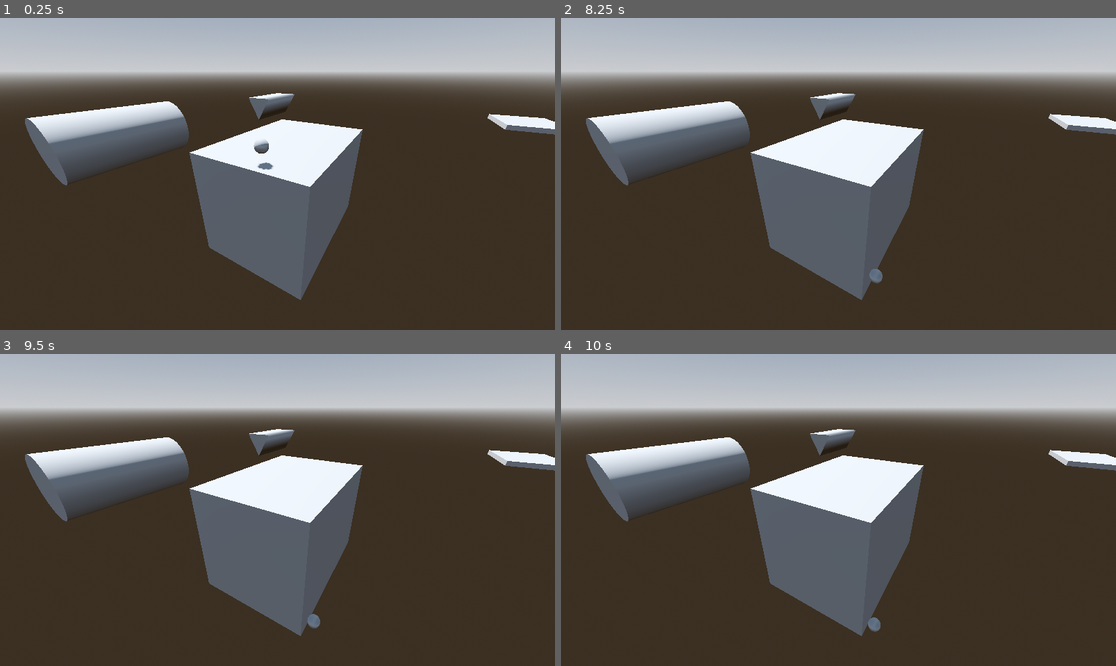
Above: before the commit, frames 1-4 (two rows, left to right).
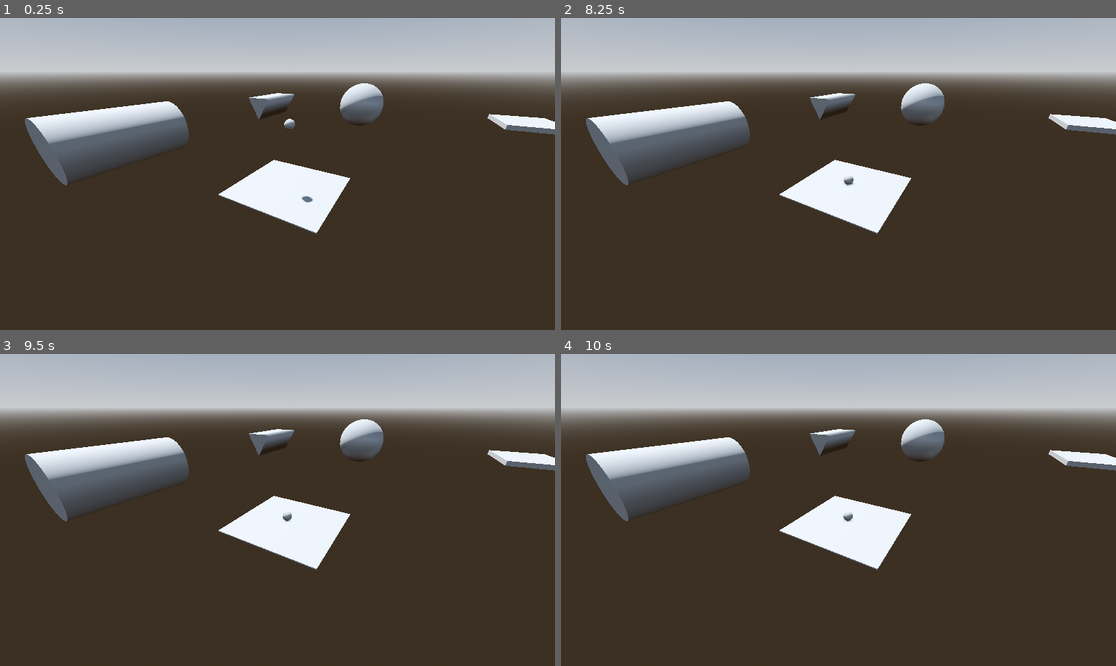
Above: after the commit, the same moments.

Repository: Venorrak/gd-gravity-fields
Game: Godot game, scene res://test3D.tscn
The game is run twice, just before and just after one commit, with the same random seed, the same clock (stepped at 60 frames per second) and the same inputs. This scene is started directly instead of the project's main scene.
Inputs:
- Up to frame 1 (0.25 s): no input
- Up to frame 2 (8.25 s): hold Right (ui_right) 0.53-1.28 s; hold Left (ui_left) 1.28-2.03 s; hold Right (ui_right) 2.03-3.53 s; hold Left (ui_left) 3.53-5.78 s; hold Right (ui_right) 5.78-8.03 s; tap Enter at 6.5 s; tap Space at 7.25 s; hold Left (ui_left) from 8.03 s (still down)
- Up to frame 3 (9.5 s): keep holding Left (ui_left); tap Enter at 8.75 s
- Up to frame 4 (10 s): release Left (ui_left) at 9.53 s; hold Right (ui_right) from 9.53 s (still down)

The runs differ from the first frame. In frame 1, 12% of the frame differs, in the area x 34-70%, y 20-91%; in frame 2, 12%; in frame 3, 12%; in frame 4, 12%.

Commit message:
finished still needs to test curves and rotate the gravity when the provider is rotated

Diff:
--- a/GravityArtifacts/GCurve3D.gd
+++ b/GravityArtifacts/GCurve3D.gd
@@ -26,7 +26,7 @@
 			})
 		return ret
 
-func get_gravity(bodyPosition : Vector3) -> Vector3:
+func get_custom_gravity(bodyPosition : Vector3) -> Vector3:
 	var gravity : Vector3 = Vector3.DOWN * gravityForce
 	var closestOffset : float = get_closest_offset(bodyPosition)
 	var closestTransform : Transform3D = sample_baked_with_rotation(closestOffset, false, true)
--- a/GravityArtifacts/GPath3D.gd
+++ b/GravityArtifacts/GPath3D.gd
@@ -1,4 +1,4 @@
 class_name GPath3D extends Path3D
 
-func get_gravity(bodyPosition : Vector3) -> Vector3:
-	return curve.get_gravity(global_position - bodyPosition)
+func get_custom_gravity(bodyPosition : Vector3) -> Vector3:
+	return curve.get_custom_gravity(global_position - bodyPosition)
--- a/GravityArtifacts/GravityBody3D.gd
+++ b/GravityArtifacts/GravityBody3D.gd
@@ -9,7 +9,7 @@
 
 func get_custom_gravity() -> Vector3:
 	if gravityProvider:
-		return gravityProvider.get_gravity(global_position) * customGravityScale
+		return gravityProvider.get_custom_gravity(global_position) * customGravityScale
 	else:
 		return Vector3.ZERO
 
--- a/GravityArtifacts/GravityDetector.gd
+++ b/GravityArtifacts/GravityDetector.gd
@@ -5,13 +5,15 @@
 	set(value):
 		gravityProvider = value
 		update_configuration_warnings()
+		notify_property_list_changed()
+var gravityForce : float = 9.8
 
 func _get_configuration_warnings() -> PackedStringArray:
 	var warnings : PackedStringArray = []
 	var validNode : bool = true
-	if not (gravityProvider is Marker3D or gravityProvider is Path3D or gravityProvider == null or gravityProvider is GravityDetector):
+	if not (gravityProvider is GravityPoint3D or gravityProvider is Path3D or gravityProvider == null or gravityProvider is GravityDetector):
 		validNode = false
-		warnings.append("Gravity Supplyer should be a Marker3D, a Path3D or null(self)")
+		warnings.append("Gravity Supplyer should be a GravityPoint3D, a Path3D or null(self)")
 	if validNode and gravityProvider is Path3D:
 		if not gravityProvider.curve is GCurve3D:
 			warnings.append("Curve in Path3D should be a GCurve3D in order to work properly")
@@ -20,16 +22,34 @@
 			warnings.append("gravity_space_override should be enabled in any way")
 		else:
 			if gravityProvider.gravity_point == true:
-				warnings.append("The gravity should be directionnal in the area (for point use a Marker3D)")
+				warnings.append("The gravity should be directionnal in the area (for point use a GravityPoint3D)")
 	return warnings
+
+func _get_property_list():
+	if Engine.is_editor_hint():
+		var ret = []
+		if gravityProvider == self or gravityProvider == null:
+			ret.append({
+				"name": &"gravityForce",
+				"type": TYPE_FLOAT,
+				"usage": PROPERTY_USAGE_DEFAULT
+			})
+		return ret
+
+func get_custom_gravity(bodyPosition : Vector3) -> Vector3:
+	return gravity_direction * gravityForce
 
 func _init() -> void:
 	body_entered.connect(_body_entered)
 	body_exited.connect(_body_exited)
+	update_configuration_warnings()
+	notify_property_list_changed()
 
 func _body_entered(body : Node3D) -> void:
 	if body is GravityBody3D:
 		body.gravityProvider = gravityProvider
+		if gravityProvider == null:
+			body.gravityProvider = self
 
 func _body_exited(body : Node3D) -> void:
 	if body is GravityBody3D and body.gravityProvider == gravityProvider:
--- /dev/null
+++ b/GravityArtifacts/GravityPoint3D.gd
@@ -0,0 +1,8 @@
+class_name GravityPoint3D extends Marker3D
+
+@export var gravityForce : float = 9.8
+
+func get_custom_gravity(bodyPosition : Vector3) -> Vector3:
+	var gravity : Vector3 = Vector3.DOWN * gravityForce
+	gravity = (global_position - bodyPosition).normalized() * gravityForce
+	return gravity
--- a/test3D.tscn
+++ b/test3D.tscn
@@ -1,9 +1,10 @@
-[gd_scene load_steps=24 format=3 uid="uid://do7wo1cg7jrsb"]
+[gd_scene load_steps=31 format=3 uid="uid://do7wo1cg7jrsb"]
 
 [ext_resource type="Script" uid="uid://cmavu2d5cqxkq" path="res://GravityArtifacts/GCurve3D.gd" id="1_jhyt1"]
 [ext_resource type="Script" uid="uid://dmymmuemweybu" path="res://GravityArtifacts/GravityDetector.gd" id="2_ou1c5"]
 [ext_resource type="Script" uid="uid://b0vbmbwlnwy70" path="res://GravityArtifacts/GPath3D.gd" id="2_wuppg"]
 [ext_resource type="Script" uid="uid://76uua8vxupme" path="res://GravityArtifacts/GravityBody3D.gd" id="3_bfqwq"]
+[ext_resource type="Script" uid="uid://74v1n082hlc6" path="res://GravityArtifacts/GravityPoint3D.gd" id="3_xe411"]
 
 [sub_resource type="ProceduralSkyMaterial" id="ProceduralSkyMaterial_bfqwq"]
 sky_horizon_color = Color(0.662243, 0.671743, 0.686743, 1)
@@ -79,9 +80,28 @@
 sections = 19
 section_length = 1.0
 
+[sub_resource type="SphereShape3D" id="SphereShape3D_y26re"]
+radius = 7.0
+
+[sub_resource type="SphereMesh" id="SphereMesh_6mpf0"]
+radius = 7.0
+height = 14.0
+
+[sub_resource type="SphereShape3D" id="SphereShape3D_ryfo5"]
+radius = 14.786
+
 [sub_resource type="SphereShape3D" id="SphereShape3D_wuppg"]
 
 [sub_resource type="SphereMesh" id="SphereMesh_bfqwq"]
+
+[sub_resource type="BoxShape3D" id="BoxShape3D_ryfo5"]
+size = Vector3(10, 0.1, 10)
+
+[sub_resource type="BoxMesh" id="BoxMesh_nlr5m"]
+size = Vector3(10, 0.1, 10)
+
+[sub_resource type="BoxShape3D" id="BoxShape3D_ndvhq"]
+size = Vector3(20, 17.715, 20)
 
 [node name="Node3D" type="Node3D"]
 
@@ -97,119 +117,140 @@
 script = ExtResource("2_wuppg")
 metadata/_custom_type_script = "uid://b0vbmbwlnwy70"
 
-[node name="StaticBody3D" type="StaticBody3D" parent="."]
+[node name="GravityPoint3D" type="Marker3D" parent="."]
+script = ExtResource("3_xe411")
+metadata/_custom_type_script = "uid://74v1n082hlc6"
+
+[node name="pill_cylindre" type="StaticBody3D" parent="."]
 transform = Transform3D(1, 0, 0, 0, 1, 0, 0, 0, 1, 0, 0, -34.1703)
 
-[node name="CollisionShape3D" type="CollisionShape3D" parent="StaticBody3D"]
+[node name="CollisionShape3D" type="CollisionShape3D" parent="pill_cylindre"]
 transform = Transform3D(-4.37114e-08, -1, 0, 1, -4.37114e-08, 0, 0, 0, 1, 0, 0, 0)
 shape = SubResource("CapsuleShape3D_wuppg")
 
-[node name="MeshInstance3D" type="MeshInstance3D" parent="StaticBody3D"]
+[node name="MeshInstance3D" type="MeshInstance3D" parent="pill_cylindre"]
 transform = Transform3D(-4.37114e-08, -1, 0, 1, -4.37114e-08, 0, 0, 0, 1, 0, 0, 0)
 mesh = SubResource("CylinderMesh_wuppg")
 skeleton = NodePath("../..")
 
-[node name="GravityDetector" type="Area3D" parent="StaticBody3D" node_paths=PackedStringArray("gravityProvider")]
-gravity_space_override = 3
-script = ExtResource("2_ou1c5")
-gravityProvider = NodePath("../../Path3D")
-metadata/_custom_type_script = "uid://dmymmuemweybu"
-
-[node name="CollisionShape3D" type="CollisionShape3D" parent="StaticBody3D/GravityDetector"]
+[node name="GravityDetector" type="Area3D" parent="pill_cylindre" node_paths=PackedStringArray("gravityProvider")]
+gravity_space_override = 3
+script = ExtResource("2_ou1c5")
+gravityProvider = NodePath("../../Path3D")
+metadata/_custom_type_script = "uid://dmymmuemweybu"
+
+[node name="CollisionShape3D" type="CollisionShape3D" parent="pill_cylindre/GravityDetector"]
 transform = Transform3D(-4.37114e-08, -1, 0, 1, -4.37114e-08, 0, 0, 0, 1, 0, 0, 0)
 shape = SubResource("CylinderShape3D_xe411")
 
-[node name="StaticBody3D3" type="StaticBody3D" parent="."]
-
-[node name="CollisionShape3D" type="CollisionShape3D" parent="StaticBody3D3"]
+[node name="cube" type="StaticBody3D" parent="."]
+transform = Transform3D(1, 0, 0, 0, 1, 0, 0, 0, 1, -20.9112, 0, 40.7296)
+
+[node name="CollisionShape3D" type="CollisionShape3D" parent="cube"]
 transform = Transform3D(-4.37114e-08, -1, 0, 1, -4.37114e-08, 0, 0, 0, 1, 0, 0, 0)
 shape = SubResource("BoxShape3D_wuppg")
 
-[node name="MeshInstance3D" type="MeshInstance3D" parent="StaticBody3D3"]
+[node name="MeshInstance3D" type="MeshInstance3D" parent="cube"]
 transform = Transform3D(-4.37114e-08, -1, 0, 1, -4.37114e-08, 0, 0, 0, 1, 0, 0, 0)
 mesh = SubResource("BoxMesh_xe411")
 skeleton = NodePath("../..")
 
-[node name="GravityDetector" type="Area3D" parent="StaticBody3D3" node_paths=PackedStringArray("gravityProvider")]
-gravity_space_override = 3
-script = ExtResource("2_ou1c5")
-gravityProvider = NodePath("../../Path3D")
-metadata/_custom_type_script = "uid://dmymmuemweybu"
-
-[node name="CollisionShape3D" type="CollisionShape3D" parent="StaticBody3D3/GravityDetector"]
+[node name="GravityDetector" type="Area3D" parent="cube" node_paths=PackedStringArray("gravityProvider")]
+gravity_space_override = 3
+script = ExtResource("2_ou1c5")
+gravityProvider = NodePath("../../Path3D")
+metadata/_custom_type_script = "uid://dmymmuemweybu"
+
+[node name="CollisionShape3D" type="CollisionShape3D" parent="cube/GravityDetector"]
 transform = Transform3D(-4.37114e-08, -1, 0, 1, -4.37114e-08, 0, 0, 0, 1, 0, 0, 0)
 shape = SubResource("BoxShape3D_6mpf0")
 
-[node name="StaticBody3D4" type="StaticBody3D" parent="."]
+[node name="platform" type="StaticBody3D" parent="."]
 transform = Transform3D(1, 0, 0, 0, 1, 0, 0, 0, 1, 52.6903, 0, 32.5135)
 
-[node name="CollisionShape3D" type="CollisionShape3D" parent="StaticBody3D4"]
+[node name="CollisionShape3D" type="CollisionShape3D" parent="platform"]
 transform = Transform3D(-4.37114e-08, -1, 0, 1, -4.37114e-08, 0, 0, 0, 1, 0, 0, 0)
 shape = SubResource("BoxShape3D_xe411")
 
-[node name="MeshInstance3D" type="MeshInstance3D" parent="StaticBody3D4"]
+[node name="MeshInstance3D" type="MeshInstance3D" parent="platform"]
 transform = Transform3D(-4.37114e-08, -1, 0, 1, -4.37114e-08, 0, 0, 0, 1, 0, 0, 0)
 mesh = SubResource("BoxMesh_y26re")
 skeleton = NodePath("../..")
 
-[node name="GravityDetector" type="Area3D" parent="StaticBody3D4" node_paths=PackedStringArray("gravityProvider")]
-gravity_space_override = 3
-script = ExtResource("2_ou1c5")
-gravityProvider = NodePath("../../Path3D")
-metadata/_custom_type_script = "uid://dmymmuemweybu"
-
-[node name="CollisionShape3D" type="CollisionShape3D" parent="StaticBody3D4/GravityDetector"]
+[node name="GravityDetector" type="Area3D" parent="platform" node_paths=PackedStringArray("gravityProvider")]
+gravity_space_override = 3
+script = ExtResource("2_ou1c5")
+gravityProvider = NodePath("../../Path3D")
+metadata/_custom_type_script = "uid://dmymmuemweybu"
+
+[node name="CollisionShape3D" type="CollisionShape3D" parent="platform/GravityDetector"]
 transform = Transform3D(-4.37114e-08, -1, 0, 1, -4.37114e-08, 0, 0, 0, 1, 0, 0, 0)
 shape = SubResource("BoxShape3D_6mpf0")
 
-[node name="StaticBody3D2" type="StaticBody3D" parent="."]
+[node name="pentagon" type="StaticBody3D" parent="."]
 transform = Transform3D(1, 0, 0, 0, 1, 0, 0, 0, 1, 9.96781, 0, 60.5696)
 
-[node name="CollisionShape3D" type="CollisionShape3D" parent="StaticBody3D2"]
+[node name="CollisionShape3D" type="CollisionShape3D" parent="pentagon"]
 transform = Transform3D(-4.37114e-08, -1, 0, 1, -4.37114e-08, 0, 0, 0, 1, 0, 0, 0)
 shape = SubResource("ConvexPolygonShape3D_wuppg")
 
-[node name="MeshInstance3D" type="MeshInstance3D" parent="StaticBody3D2"]
+[node name="MeshInstance3D" type="MeshInstance3D" parent="pentagon"]
 transform = Transform3D(-4.37114e-08, -1, 0, -4.37114e-08, 1.91069e-15, -1, 1, -4.37114e-08, -4.37114e-08, 0, 0, 0)
 mesh = SubResource("TubeTrailMesh_xe411")
 skeleton = NodePath("../..")
 
-[node name="GravityDetector" type="Area3D" parent="StaticBody3D2" node_paths=PackedStringArray("gravityProvider")]
-gravity_space_override = 3
-script = ExtResource("2_ou1c5")
-gravityProvider = NodePath("../../Path3D")
-metadata/_custom_type_script = "uid://dmymmuemweybu"
-
-[node name="CollisionShape3D" type="CollisionShape3D" parent="StaticBody3D2/GravityDetector"]
+[node name="GravityDetector" type="Area3D" parent="pentagon" node_paths=PackedStringArray("gravityProvider")]
+gravity_space_override = 3
+script = ExtResource("2_ou1c5")
+gravityProvider = NodePath("../../Path3D")
+metadata/_custom_type_script = "uid://dmymmuemweybu"
+
+[node name="CollisionShape3D" type="CollisionShape3D" parent="pentagon/GravityDetector"]
 transform = Transform3D(-4.37114e-08, -1, 0, 1, -4.37114e-08, 0, 0, 0, 1, 0, 0, 0)
 shape = SubResource("BoxShape3D_y26re")
 
-[node name="StaticBody3D5" type="StaticBody3D" parent="."]
+[node name="triangle" type="StaticBody3D" parent="."]
 transform = Transform3D(1, 0, 0, 0, 1, 0, 0, 0, 1, 52.1254, 9.53674e-07, -34.9756)
 
-[node name="CollisionShape3D" type="CollisionShape3D" parent="StaticBody3D5"]
+[node name="CollisionShape3D" type="CollisionShape3D" parent="triangle"]
 transform = Transform3D(-4.37114e-08, -1, 0, 1, -4.37114e-08, 0, 0, 0, 1, 0, 0, 0)
 shape = SubResource("ConvexPolygonShape3D_xe411")
 
-[node name="MeshInstance3D" type="MeshInstance3D" parent="StaticBody3D5"]
+[node name="MeshInstance3D" type="MeshInstance3D" parent="triangle"]
 transform = Transform3D(-4.37114e-08, -1, 0, -4.37114e-08, 1.91069e-15, -1, 1, -4.37114e-08, -4.37114e-08, 0, 0, 0)
 mesh = SubResource("TubeTrailMesh_y26re")
 skeleton = NodePath("../..")
 
-[node name="GravityDetector" type="Area3D" parent="StaticBody3D5" node_paths=PackedStringArray("gravityProvider")]
-gravity_space_override = 3
-script = ExtResource("2_ou1c5")
-gravityProvider = NodePath("../../Path3D")
-metadata/_custom_type_script = "uid://dmymmuemweybu"
-
-[node name="CollisionShape3D" type="CollisionShape3D" parent="StaticBody3D5/GravityDetector"]
+[node name="GravityDetector" type="Area3D" parent="triangle" node_paths=PackedStringArray("gravityProvider")]
+gravity_space_override = 3
+script = ExtResource("2_ou1c5")
+gravityProvider = NodePath("../../Path3D")
+metadata/_custom_type_script = "uid://dmymmuemweybu"
+
+[node name="CollisionShape3D" type="CollisionShape3D" parent="triangle/GravityDetector"]
 transform = Transform3D(-4.37114e-08, -1, 0, 1, -4.37114e-08, 0, 0, 0, 1, 0, 0, 0)
 shape = SubResource("BoxShape3D_y26re")
 
+[node name="sphere" type="StaticBody3D" parent="."]
+transform = Transform3D(1, 0, 0, 0, 1, 0, 0, 0, 1, 62.1262, 0, -5.16394)
+
+[node name="CollisionShape3D" type="CollisionShape3D" parent="sphere"]
+shape = SubResource("SphereShape3D_y26re")
+
+[node name="MeshInstance3D" type="MeshInstance3D" parent="sphere"]
+mesh = SubResource("SphereMesh_6mpf0")
+
+[node name="GravityDetector" type="Area3D" parent="sphere" node_paths=PackedStringArray("gravityProvider")]
+script = ExtResource("2_ou1c5")
+gravityProvider = NodePath("../../GravityPoint3D")
+metadata/_custom_type_script = "uid://dmymmuemweybu"
+
+[node name="CollisionShape3D" type="CollisionShape3D" parent="sphere/GravityDetector"]
+shape = SubResource("SphereShape3D_ryfo5")
+
 [node name="GravityBody3D" type="RigidBody3D" parent="."]
-transform = Transform3D(1, 0, 0, 0, 1, 0, 0, 0, 1, -5.82213, 6.42864, -0.218805)
+transform = Transform3D(1, 0, 0, 0, 1, 0, 0, 0, 1, 0.423366, 6.42864, -0.33396)
 gravity_scale = 0.0
-linear_velocity = Vector3(0, 0, 5)
 script = ExtResource("3_bfqwq")
 metadata/_custom_type_script = "uid://76uua8vxupme"
 
@@ -221,3 +262,21 @@
 
 [node name="Camera3D" type="Camera3D" parent="."]
 transform = Transform3D(0.519937, 0.385408, -0.762316, 3.50361e-08, 0.892428, 0.45119, 0.854205, -0.23459, 0.464006, -16.1293, 10.5895, 8.43272)
+
+[node name="platform2" type="StaticBody3D" parent="."]
+
+[node name="CollisionShape3D" type="CollisionShape3D" parent="platform2"]
+shape = SubResource("BoxShape3D_ryfo5")
+
+[node name="MeshInstance3D" type="MeshInstance3D" parent="platform2"]
+mesh = SubResource("BoxMesh_nlr5m")
+
+[node name="GravityDetector" type="Area3D" parent="platform2" node_paths=PackedStringArray("gravityProvider")]
+gravity_space_override = 3
+script = ExtResource("2_ou1c5")
+gravityProvider = NodePath(".")
+gravityForce = 9.8
+metadata/_custom_type_script = "uid://dmymmuemweybu"
+
+[node name="CollisionShape3D" type="CollisionShape3D" parent="platform2/GravityDetector"]
+shape = SubResource("BoxShape3D_ndvhq")
